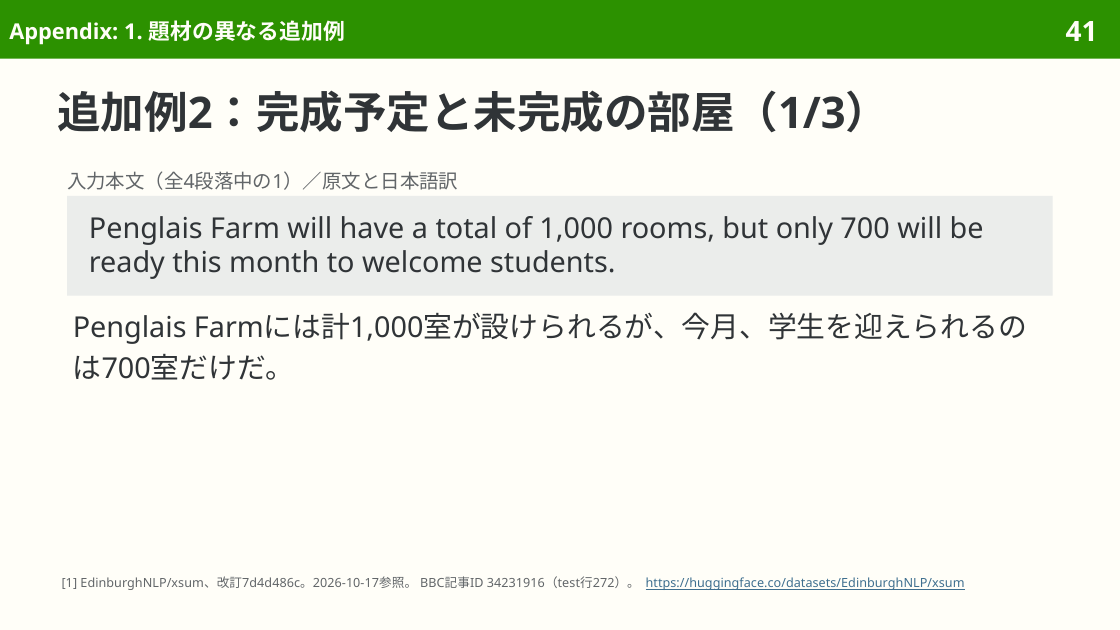
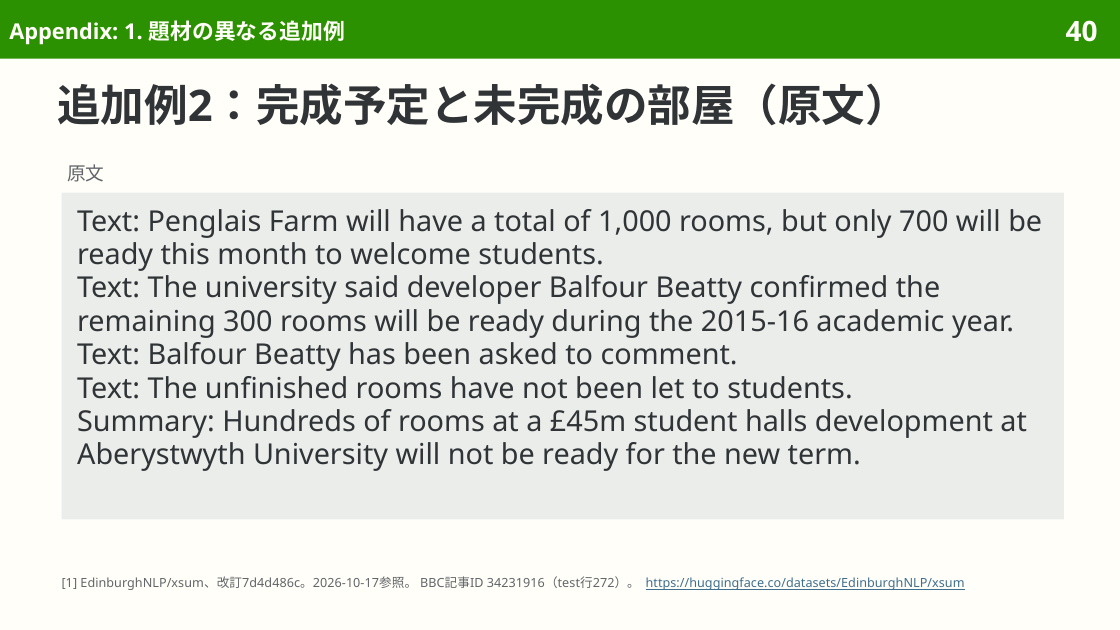
Before and after one commit to sasakiy84/datasets-in-10-minutes, a slide deck: slide 40 of slides/datasets-in-10-minutes-xsum.pptx (slide 41 before the commit). Drawn at 1120x630 pixels with LibreOffice and Linux fonts; fonts in the diff are those of the drawing. Boxes give left, top, right and bottom in pixels: in the first picture for what was removed or moved away, otherwise in the second. Text is boxed around its words. In the diff, an @@ line names an element or a change of style, - is before the commit and + after.

```diff
--- a/slides/datasets-in-10-minutes-xsum.pptx
+++ b/slides/datasets-in-10-minutes-xsum.pptx
@@ page number at box(1066, 20, 1098, 42): text changed @@
-41
+40
@@ title at box(57, 83, 908, 125): text changed @@
-追加例2：完成予定と未完成の部屋（1/3）
+追加例2：完成予定と未完成の部屋（原文）
@@ text removed at box(67, 171, 458, 190) @@
-入力本文（全4段落中の1）／原文と日本語訳
@@ text added at box(67, 164, 104, 182), 12 pt, text #626669 @@
+原文
@@ rectangle added at box(62, 193, 1064, 520), fill #EBEDEB, 18.5 pt, text #303437 @@
+Text: Penglais Farm will have a total of 1,000 rooms, but only 700 will be ready this month to welcome students.
+Text: The university said developer Balfour Beatty confirmed the remaining 300 rooms will be ready during the 2015-16 academic year.
+Text: Balfour Beatty has been asked to comment.
+Text: The unfinished rooms have not been let to students.
+Summary: Hundreds of rooms at a £45m student halls development at Aberystwyth University will not be ready for the new term.
@@ rectangle removed at box(67, 196, 1053, 296) @@
-Penglais Farm will have a total of 1,000 rooms, but only 700 will be ready this month to welcome students.
@@ text removed at box(73, 312, 1027, 380) @@
-Penglais Farmには計1,000室が設けられるが、今月、学生を迎えられるのは700室だけだ。
```
Also in this commit, not shown: 25 other slides changed, 9 slides removed, 9 other files.
